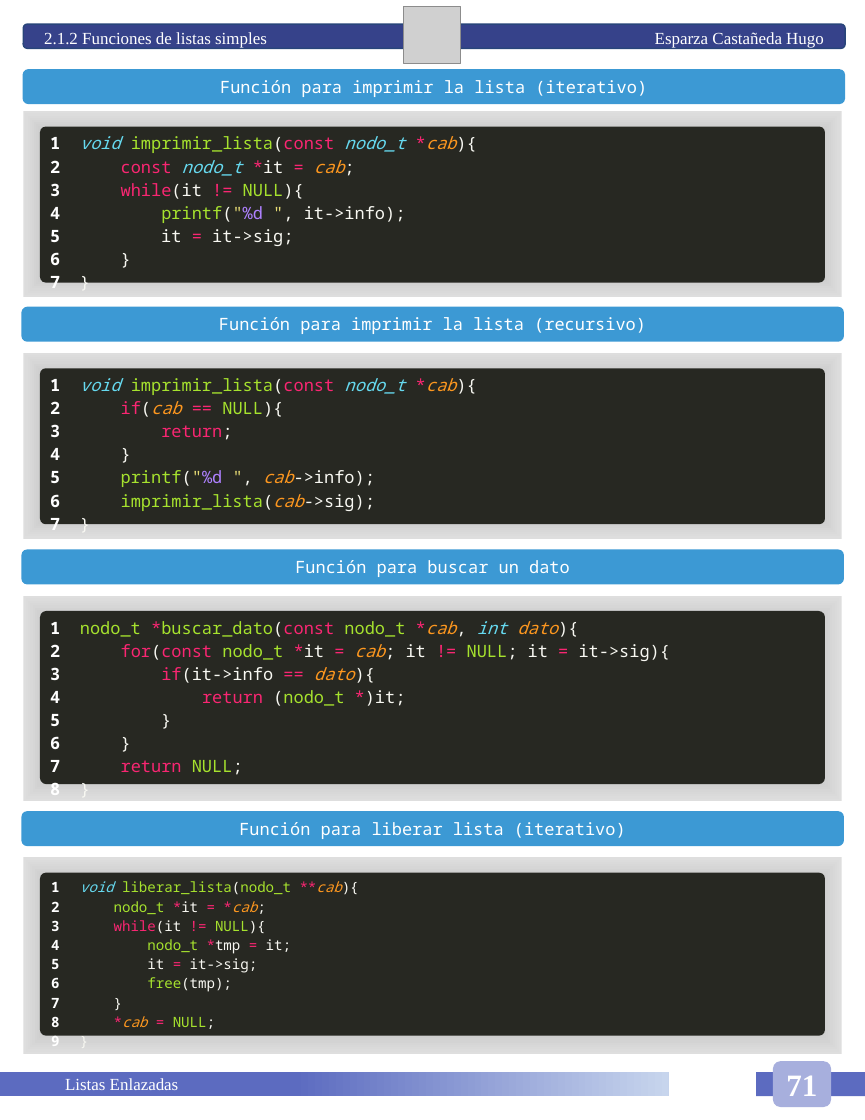
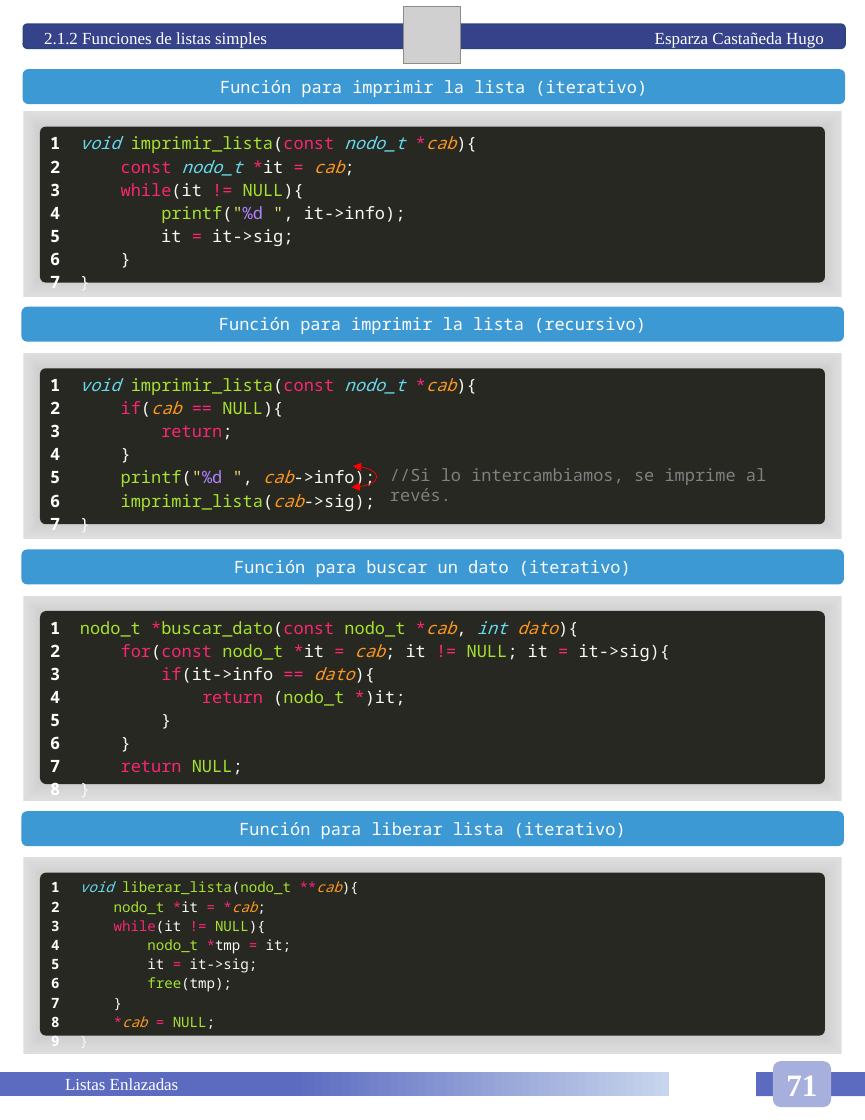
Before and after one commit to HugoEsparzaC/Libreta-Estructuras-II, a slide deck: slide 77 of Libreta Estructuras de Datos II.pptx. Drawn at 865x1120 pixels with LibreOffice and Linux fonts; fonts in the diff are those of the drawing; grey boxes stand for pictures. Boxes give left, top, right and bottom in pixels: in the first picture for what was removed or moved away, otherwise in the second. Text is boxed around its words. In the diff, an @@ line names an element or a change of style, - is before the commit and + after.

```diff
--- a/Libreta Estructuras de Datos II.pptx
+++ b/Libreta Estructuras de Datos II.pptx
@@ curved double arrow added from (351, 487) to (353, 466), #FF0000 0.5 pt @@
@@ text added at bbox=[390, 468, 766, 501], 12 pt, text #808080 @@
+//Si lo intercambiamos, se imprime al revés.
@@ text in rounded rectangle at bbox=[234, 560, 631, 577]: text changed @@
-Función para buscar un dato
+Función para buscar un dato (iterativo)
```
Also in this commit, not shown: 4 other slides changed, 3 slides added, 1 other file.
